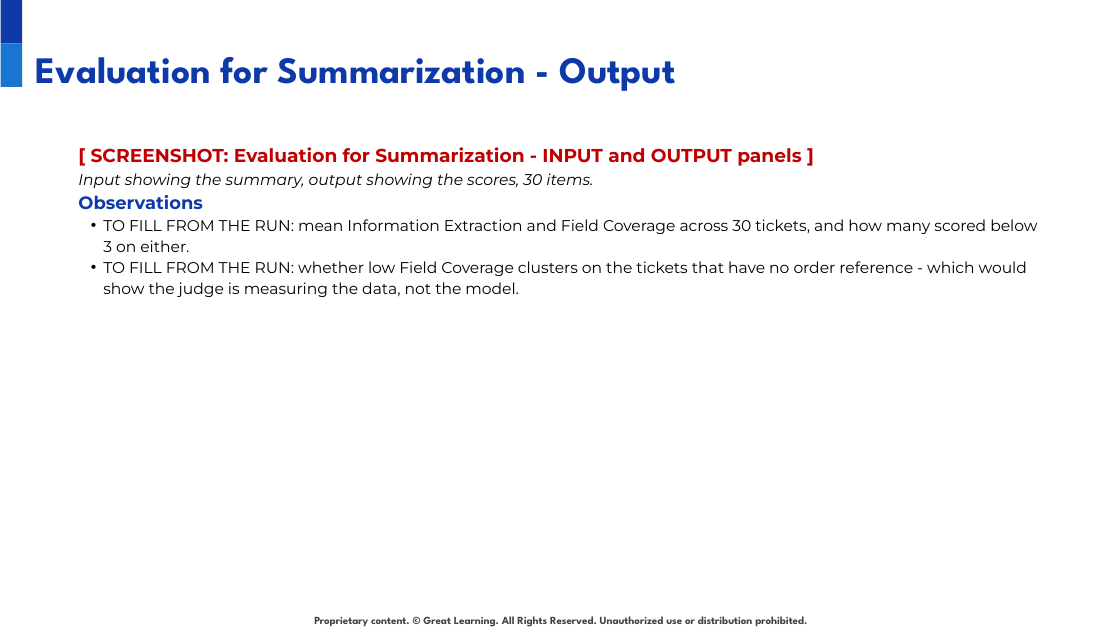
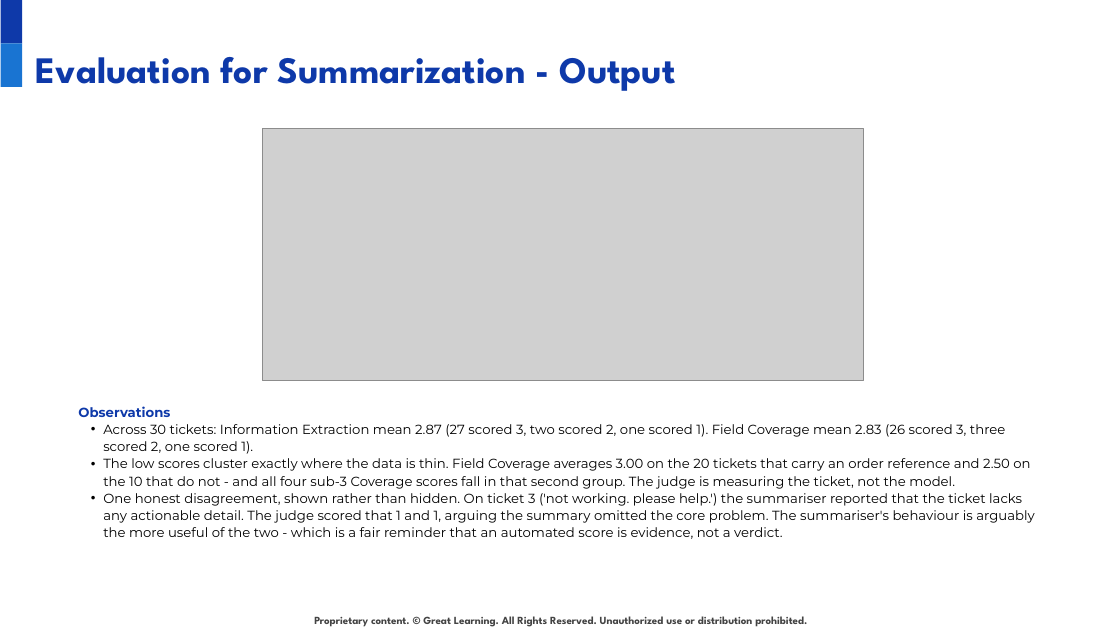
Before and after one commit to anirudhatalmale6-alt/shopnest-ticket-intelligence-n8n, a slide deck: slide 11 of deck/ShopNest_Solution_Presentation.pptx. Drawn at 1120x630 pixels with LibreOffice and Linux fonts; fonts in the diff are those of the drawing; grey boxes stand for pictures; background and template pictures are left out. Boxes give left, top, right and bottom in pixels: in the first picture for what was removed or moved away, otherwise in the second. Text is boxed around its words. In the diff, an @@ line names an element or a change of style, - is before the commit and + after.

```diff
--- a/deck/ShopNest_Solution_Presentation.pptx
+++ b/deck/ShopNest_Solution_Presentation.pptx
@@ text at (78,147,801,188): paragraphs removed @@
-[ SCREENSHOT: Evaluation for Summarization - INPUT and OUTPUT panels ]
-Input showing the summary, output showing the scores, 30 items.
@@ picture added at (262,129,864,381) @@
@@ text "Observations": place and size @@
-text "Observations" at (78,147,1037,297)
+text "Observations" at (78,406,1034,539)
@@ text at (78,406,170,417): size 11.5 to 8.5 pt in "Observations"; line spacing 16pt to 11pt @@
@@ text at (103,424,1034,539): text changed; size 10 to 8.5 pt @@
-• TO FILL FROM THE RUN: mean Information Extraction and Field Coverage across 30 tickets, and how many scored below 3 on either.
-• TO FILL FROM THE RUN: whether low Field Coverage clusters on the tickets that have no order reference - which would show the judge is measuring the data, not the model.
+• Across 30 tickets: Information Extraction mean 2.87 (27 scored 3, two scored 2, one scored 1). Field Coverage mean 2.83 (26 scored 3, three scored 2, one scored 1).
+• The low scores cluster exactly where the data is thin. Field Coverage averages 3.00 on the 20 tickets that carry an order reference and 2.50 on the 10 that do not - and all four sub-3 Coverage scores fall in that second group. The judge is measuring the ticket, not the model.
+• One honest disagreement, shown rather than hidden. On ticket 3 ('not working. please help.') the summariser reported that the ticket lacks any actionable detail. The judge scored that 1 and 1, arguing the summary omitted the core problem. The summariser's behaviour is arguably the more useful of the two - which is a fair reminder that an automated score is evidence, not a verdict.
```
Also in this commit, not shown: 7 other slides changed, 13 other files.
